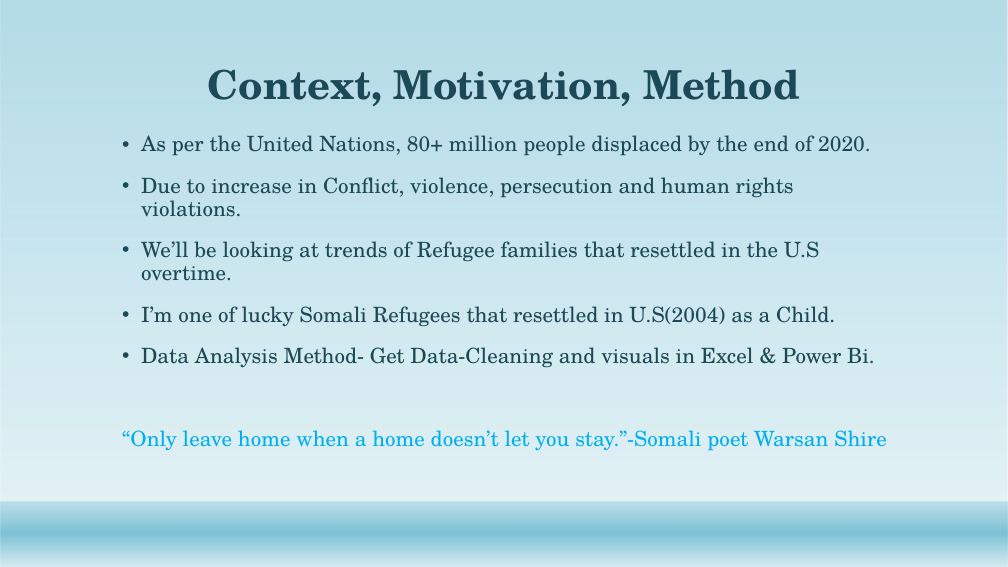
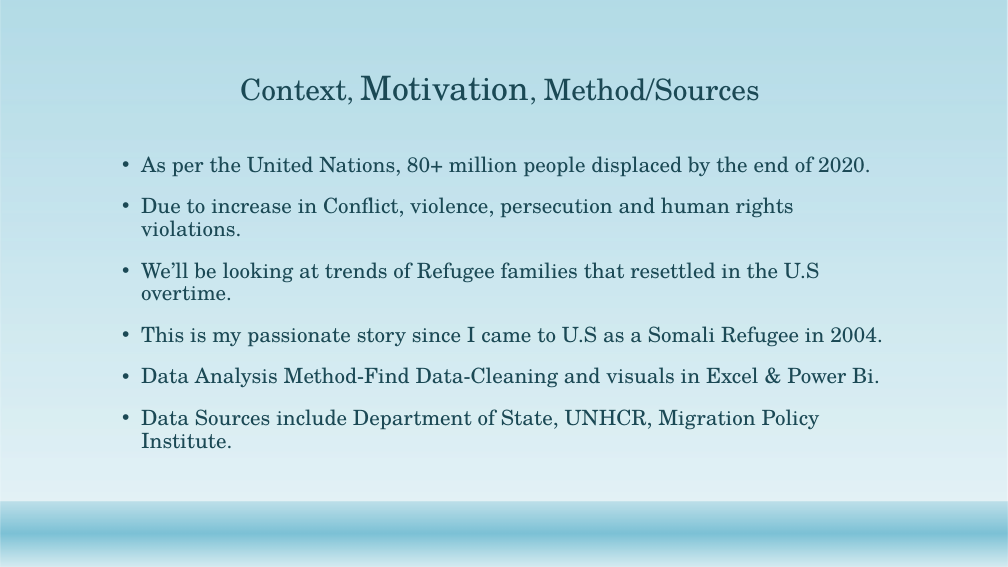
Before and after one commit to Abdullah0930/Refugee-Immigrants-to-U.S, a slide deck: slide 2 of Capstone/Refugees in U.S.pptx. Drawn at 1008x567 pixels with LibreOffice and Linux fonts; fonts in the diff are those of the drawing; background and template pictures are left out. Boxes give left, top, right and bottom in pixels: in the first picture for what was removed or moved away, otherwise in the second. Text is boxed around its words. In the diff, an @@ line names an element or a change of style, - is before the commit and + after.

```diff
--- a/Capstone/Refugees in U.S.pptx
+++ b/Capstone/Refugees in U.S.pptx
@@ title at box(240, 75, 760, 101): text changed; size 38 to 28 pt; bold off @@
-Context, Motivation, Method
+Context, Motivation, Method/Sources
@@ text "As per the United Nations, ...": place and size @@
-text "As per the United Nations, ..." at box(122, 135, 887, 451)
+text "As per the United Nations, ..." at box(141, 156, 883, 449)
@@ text at box(141, 326, 883, 449): text changed @@
-• I’m one of lucky Somali Refugees that resettled in U.S(2004) as a Child.
-• Data Analysis Method- Get Data-Cleaning and visuals in Excel & Power Bi.
-“Only leave home when a home doesn’t let you stay.”-Somali poet Warsan Shire
+• This is my passionate story since I came to U.S as a Somali Refugee in 2004.
+• Data Analysis Method-Find Data-Cleaning and visuals in Excel & Power Bi.
+• Data Sources include Department of State, UNHCR, Migration Policy Institute.
```
Also in this commit, not shown: 6 other slides changed, 4 slides added, 6 other files.
